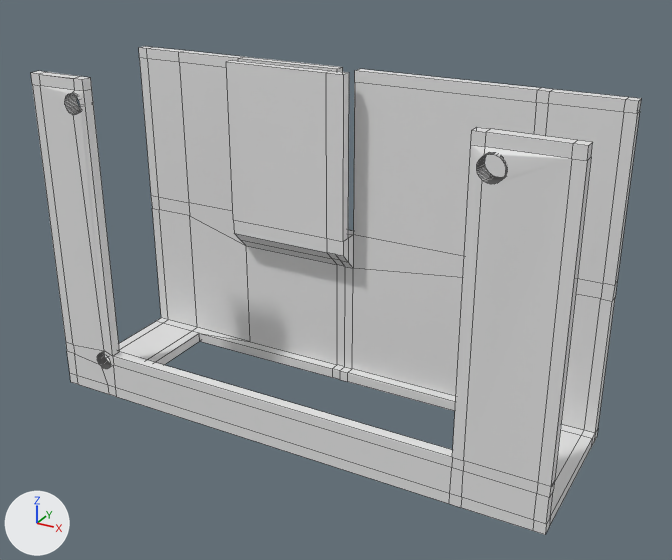
Renders of the Blender file design/case7-camera-holder.blend from each side of a commit.
One viewpoint serves both versions: a camera (50 mm lens) standing at (2.98, -12.0, 9.53) and looking at (-4.3, 1.25, 2.91). Arrows for +X, +Y and +Z are at lower left; the lights stay in place. Mesh edges are drawn as thin lines.
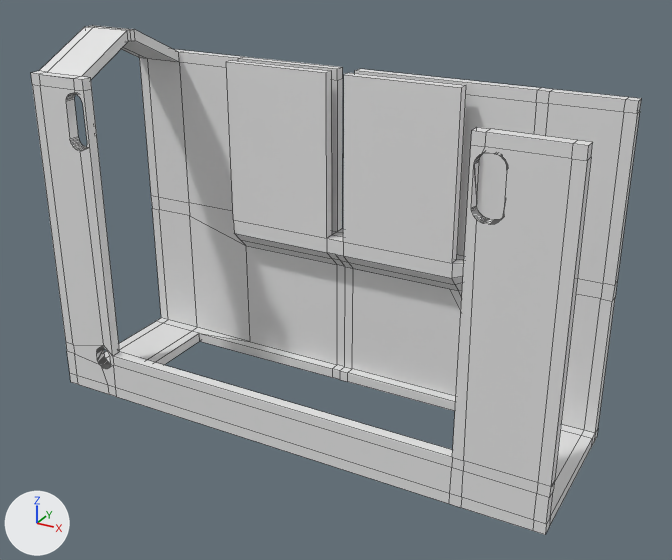
The change, as JSON lines over the scene's bpy script:
```json
{"block": "me_plane", "where": "# used by ob_plane; location = (6.1, 0.0, 0.0); rotation_euler = (0.0, -3.142, 0.0), in degrees (0, -180, 0)"}
{"op": "remove", "block": "me_plane", "code": "me_plane.from_pydata(...)  # 685 vertices, 475 faces, 1 loose edge; spans x 5.9..15.7, y -0.25..2.9, z -6.3..-0.1"}
{"op": "add", "block": "me_plane", "code": "me_plane.from_pydata(...)  # 711 vertices, 506 faces, 1 loose edge; spans x 5.9..15.7, y -0.2..2.9, z -6.9..-0.1"}
{"block": "me_plane", "change": "me_plane part 1: 41 vertices moved from x 7.18..7.38, y -0.25..0.07, z -6.03..-5.65 to x 7.24..7.44, y -0.2..0.0, z -6.03..-5.04; 151 vertices removed from x 6.96..7.38, y -0.25..0.07, z -6.03..-5.61; 151 vertices added at x 6.96..7.44, y -0.2..0.0, z -6.03..-5.01"}
{"block": "me_plane", "change": "me_plane part 2: 59 vertices moved from x 14.58..14.91, y -0.23..0.06, z -6.04..-0.84 to x 14.58..14.91, y -0.2..0.0, z -6.04..-0.96; 95 vertices removed from x 14.59..14.95, y -0.23..0.06, z -6.04..-1.0; 113 vertices added at x 14.54..15.7, y -0.2..1.45, z -6.9..-1.12"}
{"block": "me_plane", "change": "me_plane part 3: 8 vertices added at x 8.64..8.82, y 2.3..2.7, z -6.3..-2.51"}
```

Boxes [x1, y1, x2, y2] around the edits, measured in the pictures (672 x 560 px; the box of a moved part takes in the faces that stretch with it):
```json
{"object": "Plane", "change": "reshaped", "before": [31, 46, 642, 535], "after": [31, 25, 642, 535]}
{"part": 1, "of": "me_plane", "change": "moved or reshaped", "before": [452, 145, 572, 483], "after": [452, 145, 572, 483]}
{"part": 2, "of": "me_plane", "change": "moved or reshaped", "before": [40, 85, 114, 367], "after": [39, 25, 179, 367]}
{"part": 3, "of": "me_plane", "change": "added", "after": [343, 73, 466, 396]}
```
